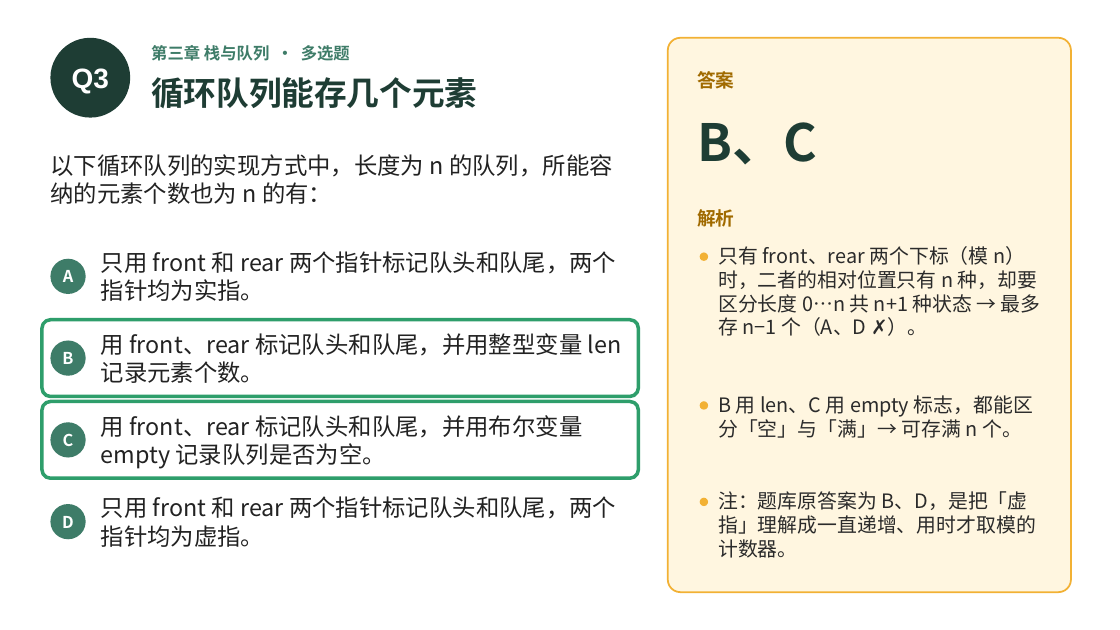
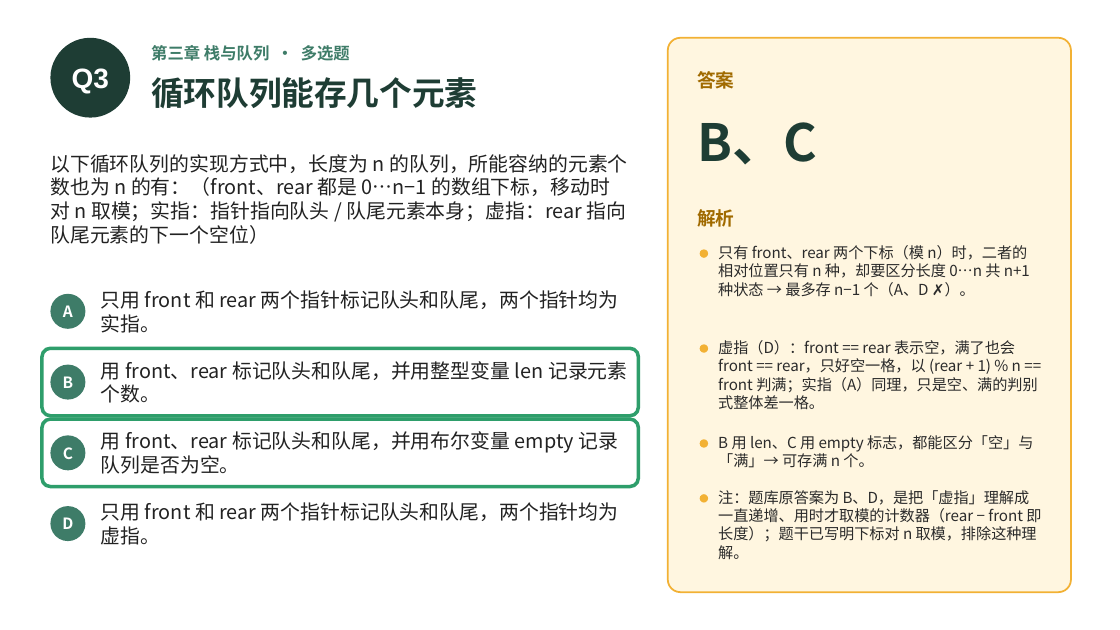
Before and after one commit to GMyhf/2026fall-cs201, a slide deck: slide 5 of courseware/202609_DSA_MOOC_Quiz_CH03-04.pptx. Drawn at 1120x630 pixels with LibreOffice and Linux fonts; fonts in the diff are those of the drawing. Boxes give left, top, right and bottom in pixels: in the first picture for what was removed or moved away, otherwise in the second. Text is boxed around its words. In the diff, an @@ line names an element or a change of style, - is before the commit and + after.

```diff
--- a/courseware/202609_DSA_MOOC_Quiz_CH03-04.pptx
+++ b/courseware/202609_DSA_MOOC_Quiz_CH03-04.pptx
@@ text at [50, 154, 627, 244]: text changed; size 20 to 17 pt @@
-以下循环队列的实现方式中，长度为 n 的队列，所能容纳的元素个数也为 n 的有：
+以下循环队列的实现方式中，长度为 n 的队列，所能容纳的元素个数也为 n 的有：（front、rear 都是 0…n−1 的数组下标，移动时对 n 取模；实指：指针指向队头 / 队尾元素本身；虚指：rear 指向队尾元素的下一个空位）
@@ text "只有 front、rear 两个下标（模 n）时，二者的相对位置只有 n ..." at [718, 245, 1030, 297]: size 17 to 13 pt @@
@@ size 14 to 13.3 pt in 4 elements at [62, 517, 73, 529], [63, 447, 73, 459], [63, 376, 74, 388], [63, 305, 73, 317] @@
@@ text "A": place and size @@
-text "A" at [63, 270, 73, 282]
+text "A" at [63, 305, 73, 317]
@@ ellipse: place and size @@
-ellipse at [50, 259, 86, 294]
+ellipse at [50, 294, 86, 329]
@@ size 20 to 17 pt in 4 elements at [101, 502, 619, 545], [101, 431, 619, 474], [101, 361, 627, 403], [101, 290, 619, 333] @@
@@ text "只用 front 和 rear 两个指针标记队头和队尾，两个指针均为实指。": place and size @@
-text "只用 front 和 rear 两个指针标记队头和队尾，两个指针均为实指。" at [101, 251, 616, 301]
+text "只用 front 和 rear 两个指针标记队头和队尾，两个指针均为实指。" at [101, 290, 619, 333]
@@ rounded rectangle at [42, 349, 639, 416]: proportions changed @@
@@ rounded rectangle: place and size @@
-rounded rectangle at [42, 320, 639, 397]
+rounded rectangle at [42, 349, 639, 416]
@@ text "用 front、rear 标记队头和队尾，并用整型变量 len 记录元素个数。": place and size @@
-text "用 front、rear 标记队头和队尾，并用整型变量 len 记录元素个数。" at [101, 333, 622, 383]
+text "用 front、rear 标记队头和队尾，并用整型变量 len 记录元素个数。" at [101, 361, 627, 403]
@@ ellipse: place and size @@
-ellipse at [700, 402, 708, 410]
+ellipse at [700, 344, 708, 353]
@@ text added at [718, 340, 1037, 410], 13 pt, text #2B2B2B @@
+虚指（D）：front == rear 表示空，满了也会 front == rear，只好空一格，以 (rear + 1) % n == front 判满；实指（A）同理，只是空、满的判别式整体差一格。
@@ text "B": place and size @@
-text "B" at [62, 352, 73, 364]
+text "B" at [63, 376, 74, 388]
@@ ellipse: place and size @@
-ellipse at [50, 340, 86, 376]
+ellipse at [50, 365, 86, 400]
@@ rounded rectangle: place and size @@
-rounded rectangle at [42, 402, 639, 478]
+rounded rectangle at [42, 419, 639, 486]
@@ rounded rectangle at [42, 419, 639, 486]: proportions changed @@
@@ text "C": place and size @@
-text "C" at [63, 434, 74, 446]
+text "C" at [63, 447, 73, 459]
@@ ellipse: place and size @@
-ellipse at [50, 423, 86, 458]
+ellipse at [50, 435, 86, 471]
@@ text "用 front、rear 标记队头和队尾，并用布尔变量 empty 记录队列是否为空。": place and size @@
-text "用 front、rear 标记队头和队尾，并用布尔变量 empty 记录队列是否为空。" at [101, 415, 582, 469]
+text "用 front、rear 标记队头和队尾，并用布尔变量 empty 记录队列是否为空。" at [101, 431, 619, 474]
@@ ellipse: place and size @@
-ellipse at [700, 498, 708, 507]
+ellipse at [700, 439, 708, 448]
@@ text "B 用 len、C 用 empty ..." at [718, 435, 1033, 468]: size 17 to 13 pt @@
@@ text "B 用 len、C 用 empty ...": place and size @@
-text "B 用 len、C 用 empty ..." at [718, 395, 1033, 438]
+text "B 用 len、C 用 empty ..." at [718, 435, 1033, 468]
@@ ellipse added at [700, 494, 708, 502], fill #F2B134 @@
@@ text at [718, 490, 1041, 559]: text changed; size 17 to 13 pt @@
-注：题库原答案为 B、D，是把「虚指」理解成一直递增、用时才取模的计数器。
+注：题库原答案为 B、D，是把「虚指」理解成一直递增、用时才取模的计数器（rear − front 即长度）；题干已写明下标对 n 取模，排除这种理解。
```
Also in this commit, not shown: 3 other files.
